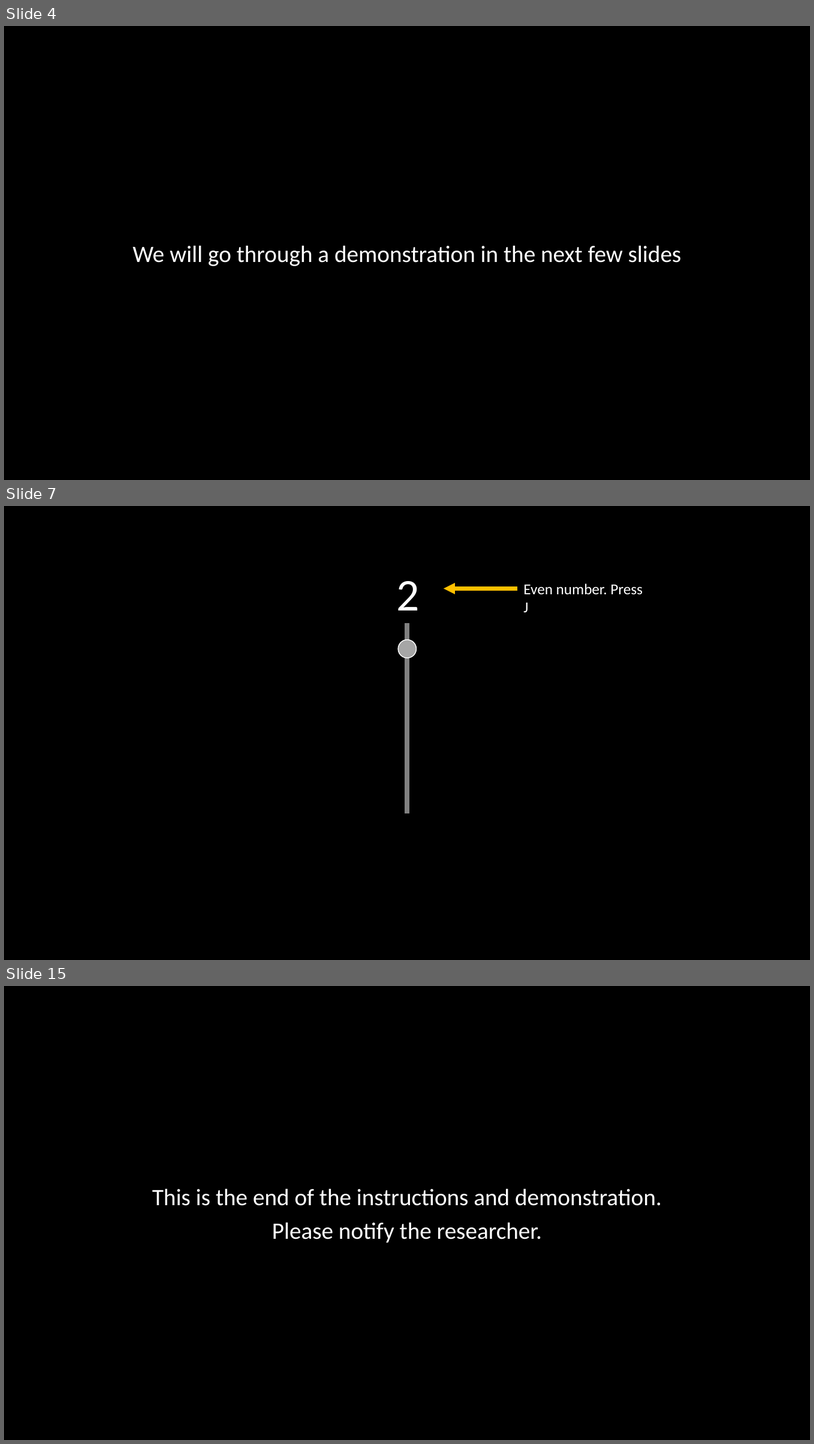
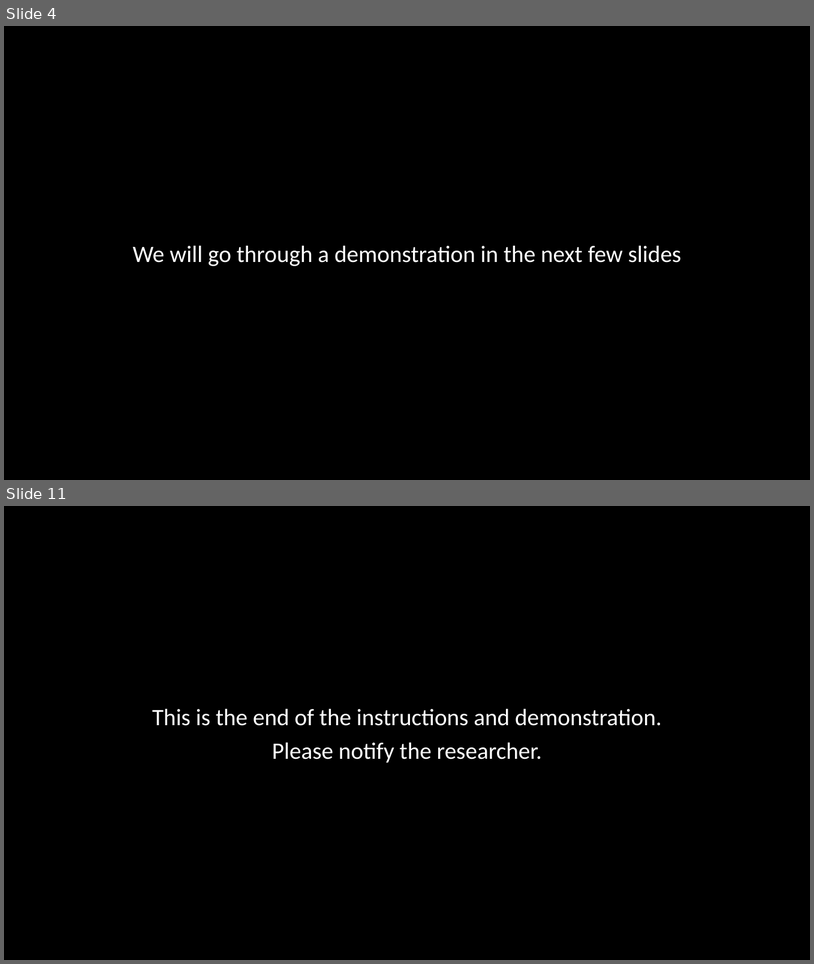
Before and after one commit to winsonfzyang/mindfulness_flexibility, a slide deck: instructions/affflex.pptx. Shown one above the other, each under a label of ours: slides 4, 7 and 15 before the commit, slides 4 and 11 after it; the slides between them are not shown. The pictures are 814x1444 and 814x964 pixels, drawn with LibreOffice and Linux fonts; fonts in the diff are those of the drawing. Boxes give left, top, right and bottom in pixels: in the first picture for what was removed or moved away, otherwise in the second. Text is boxed around its words. In the diff, an @@ line names an element or a change of style, - is before the commit and + after.

```diff
--- a/instructions/affflex.pptx
+++ b/instructions/affflex.pptx
@@ slide 7 removed at [4,506,810,960], background #000000 @@
@@ text removed at [397,581,420,610] @@
-2
@@ arrow removed from (518, 588) to (444, 588) @@
@@ text removed at [524,583,643,612] @@
-Even number. Press J
@@ line removed from (408, 624) to (408, 813) @@
@@ ellipse removed at [398,640,417,658] @@
@@ what was slide 15 is now slide 11 @@
```
Also in this commit, not shown: 2 slides changed, 6 slides added, 9 other slides removed, 1 other file.
